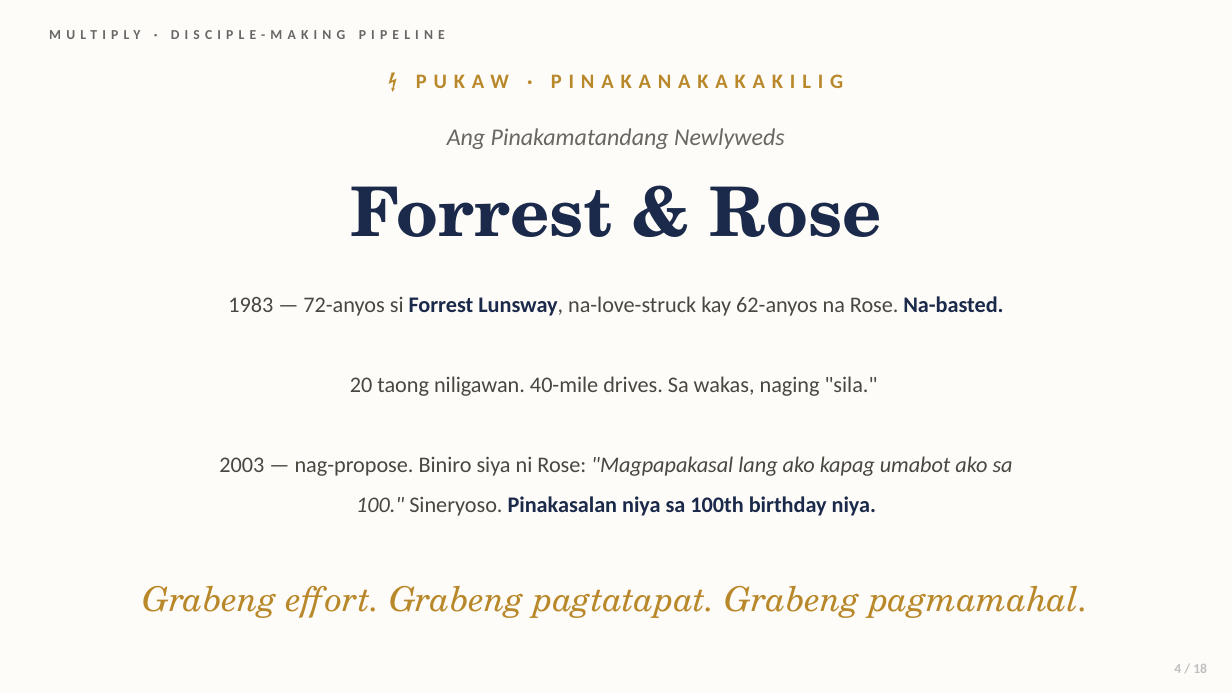
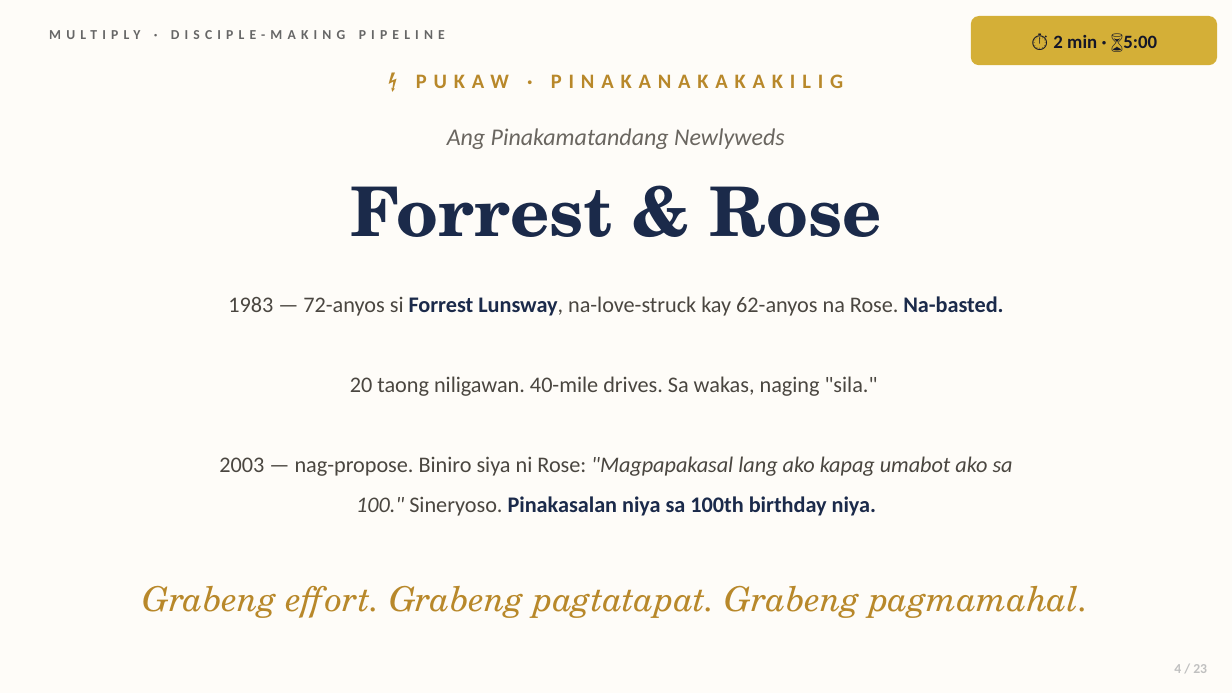
Before and after one commit to gejable1/multiply, a slide deck: slide 4 of lessons/btli101_xrw5fg/btli1_l2_slides.pptx. Drawn at 1232x693 pixels with LibreOffice and Linux fonts; fonts in the diff are those of the drawing. Boxes give left, top, right and bottom in pixels: in the first picture for what was removed or moved away, otherwise in the second. Text is boxed around its words. In the diff, an @@ line names an element or a change of style, - is before the commit and + after.

```diff
--- a/lessons/btli101_xrw5fg/btli1_l2_slides.pptx
+++ b/lessons/btli101_xrw5fg/btli1_l2_slides.pptx
@@ rounded rectangle added at (971,16,1217,65), fill #D4AF37, 11 pt, text #141628, bold @@
+⏱ 2 min · ⌛5:00
```
Also in this commit, not shown: 17 other slides changed, 5 slides added.
